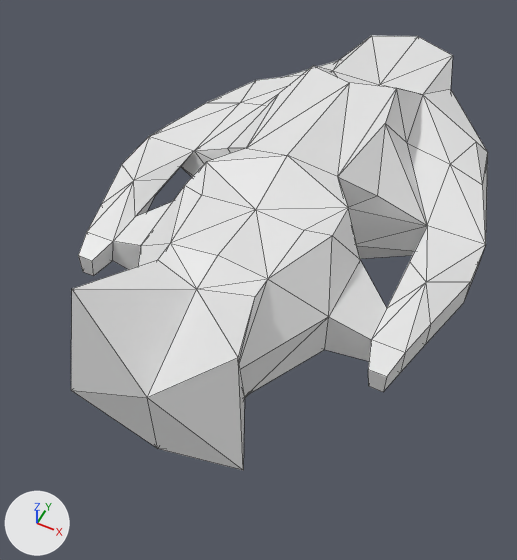
An edit to the Blender file alterian-pirates/blend/ships/hq.blend, drawn before and after from the same camera.
Rendered twice from a camera (50 mm lens) standing at (16.8, -44.4, 44.0) and looking at (-0.9, -9.0, -0.3). Lighting does not change. The marker at lower left points along +X, +Y and +Z. Mesh edges are drawn as thin lines.

Names of what the first picture shows: 'Hq.Wing.Blend'.
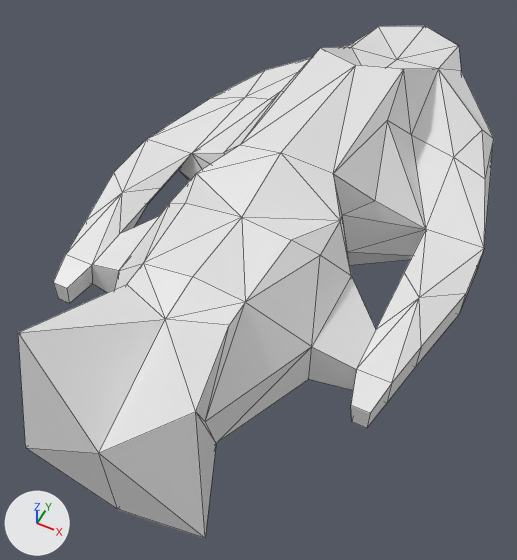
Changed parts and their boxes (x1, y1, x2, y2) in the pictures (517 x 560 px; the box of a moved part takes in the faces that stretch with it):
'Hq.Wing.Blend', reshaped, rescaled (14% wider, 18% taller): before (71, 35, 488, 470); after (18, 26, 494, 538)
part 1 of me_hq_wing_blend, moved or reshaped: before (71, 35, 487, 470); after (18, 26, 493, 538)

The change in detail:
me_hq_wing_blend has 71 vertices, 111 faces and spans x -15.1..0.0, y -26.0..28.3, z 0.0..15.9.
me_hq_wing_blend is used by ob_hq_wing_blend; location (0.0, 0.0, 0.0); scale (1.0, 1.0, 0.749).
Before the commit, vertices of me_hq_wing_blend: 10 (-3.7, 26.9, 0.0), 14 (-4.6, 26.2, 4.0) at pixel (371, 35), 18 (-4.6, 14.8, 6.7) at pixel (332, 70), 22 (0.0, 26.9, 0.0), 24 (0.0, 28.3, 4.0) at pixel (417, 36).
Before the commit, vertices of me_hq_wing_blend: 25 (0.0, 15.9, 5.5) at pixel (379, 84), 35 (-5.6, -24.4, 15.9) at pixel (71, 288), 37 (0.0, -26.0, 8.5) at pixel (147, 397), 38 (-3.8, -5.3, 13.0) at pixel (246, 148), 39 (-3.8, 7.5, 13.0) at pixel (313, 65).
Before the commit, vertices of me_hq_wing_blend: 42 (0.0, 6.5, 13.0) at pixel (349, 82), 43 (0.0, 8.2, 9.1), 45 (0.0, -6.1, 14.6) at pixel (287, 155), 47 (0.0, -11.2, 13.0) at pixel (255, 209), 48 (-3.6, -16.7, 13.0) at pixel (170, 243).
Before the commit, vertices of me_hq_wing_blend: 49 (0.0, -16.7, 13.7) at pixel (217, 255), 50 (-3.6, -18.4, 13.0) at pixel (157, 259), 51 (0.0, -19.5, 13.0) at pixel (196, 289), 52 (-4.0, -11.8, 13.3) at pixel (201, 195).
Part 1, on me_hq_wing_blend:
Vertices 35, 37, 38, 39, 42, 45, 47 to 52 of me_hq_wing_blend move by (0.0, 0.0, 1.3).
Vertices 10, 14, 22, 24 of me_hq_wing_blend move by (0.0, -2.3, 0.0).
Vertices 18, 25, 43 of me_hq_wing_blend move by (0.0, 1.9, 0.0).
Object 'Hq.Wing.Blend' (ob_hq_wing_blend) is rescaled from (1.0, 1.0, 0.749) to (1.0, 1.19, 0.749).
